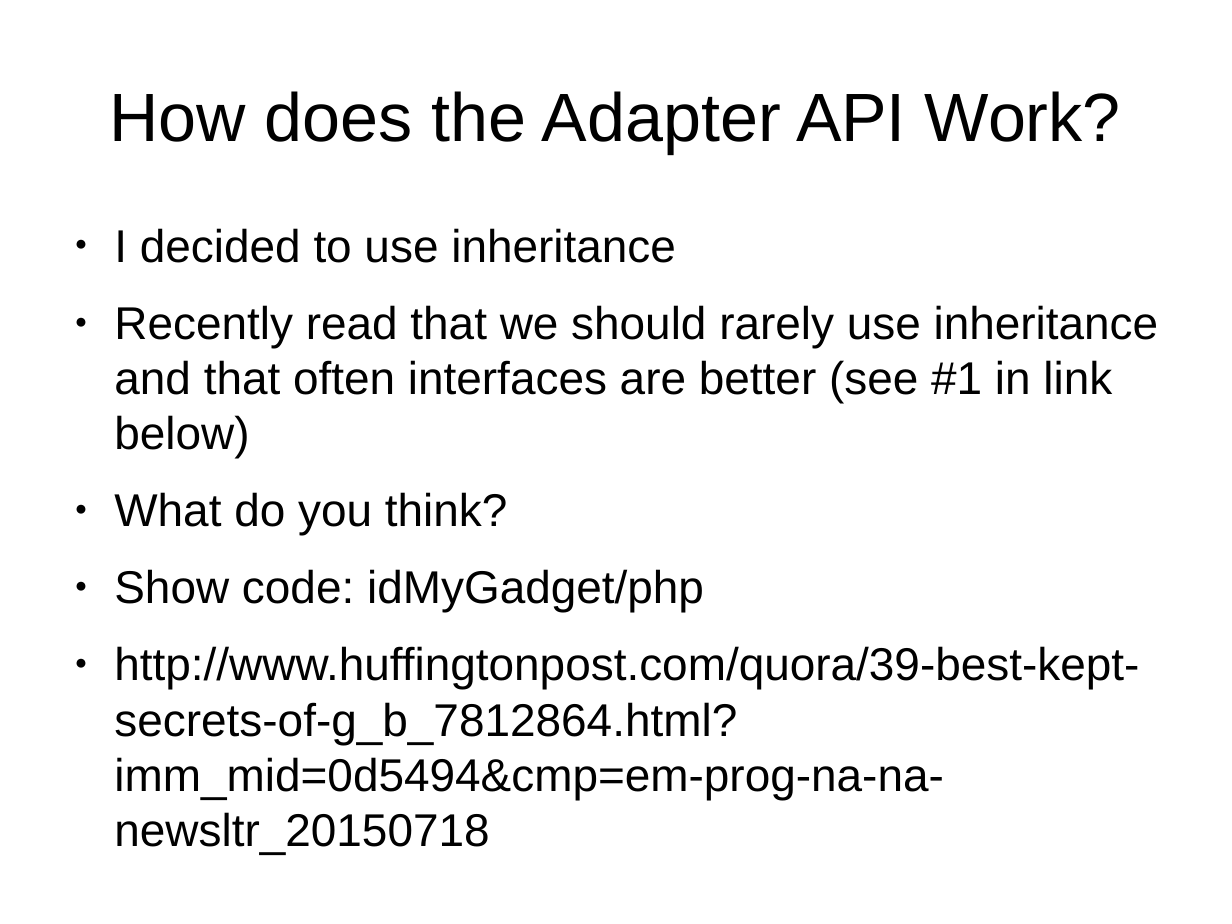
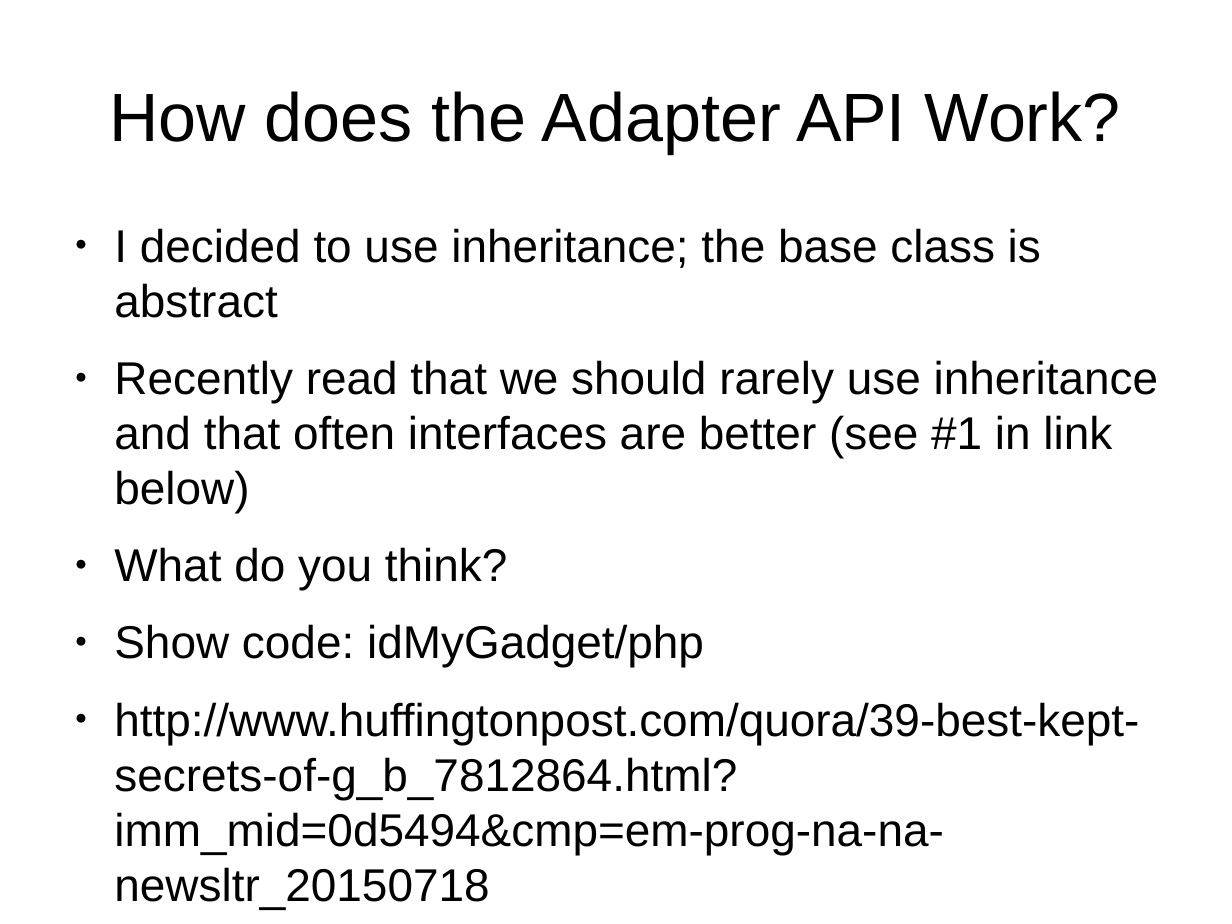
Before and after one commit to tomwhartung/jmws_accoutrements, a slide deck: slide 10 of presentations/2015_08-FRPUG/Device_Detection_PHP.odp. Drawn at 1232x924 pixels with LibreOffice and Linux fonts; fonts in the diff are those of the drawing. Boxes give left, top, right and bottom in pixels: in the first picture for what was removed or moved away, otherwise in the second. Text is boxed around its words. In the diff, an @@ line names an element or a change of style, - is before the commit and + after.

```diff
--- a/presentations/2015_08-FRPUG/Device_Detection_PHP.odp
+++ b/presentations/2015_08-FRPUG/Device_Detection_PHP.odp
@@ text at (114,228,1041,318): text changed @@
-● I decided to use inheritance
+● I decided to use inheritance; the base class is abstract
```
Also in this commit, not shown: 2 other slides changed, 2 slides added, 2 other files.
